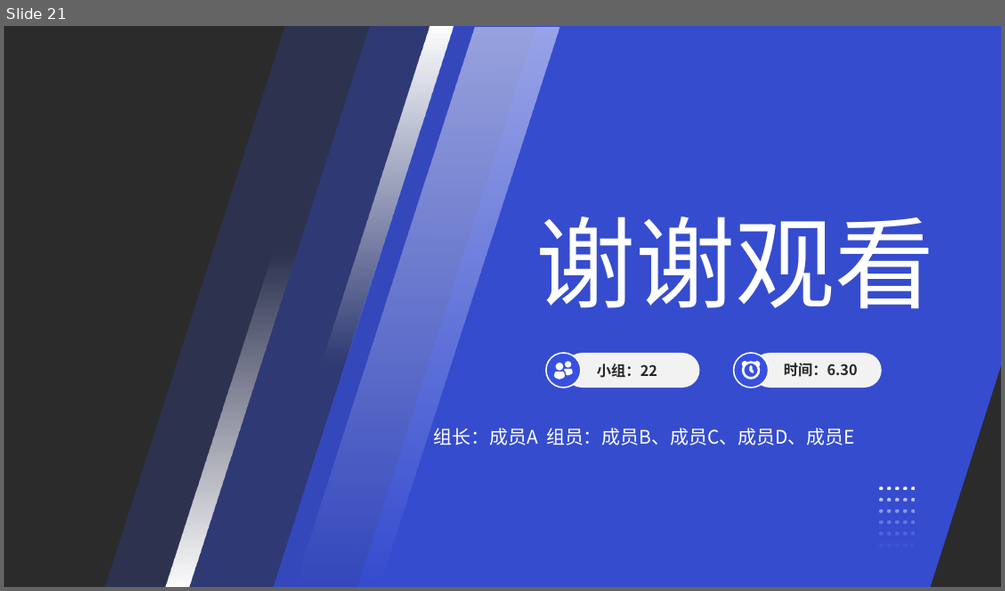
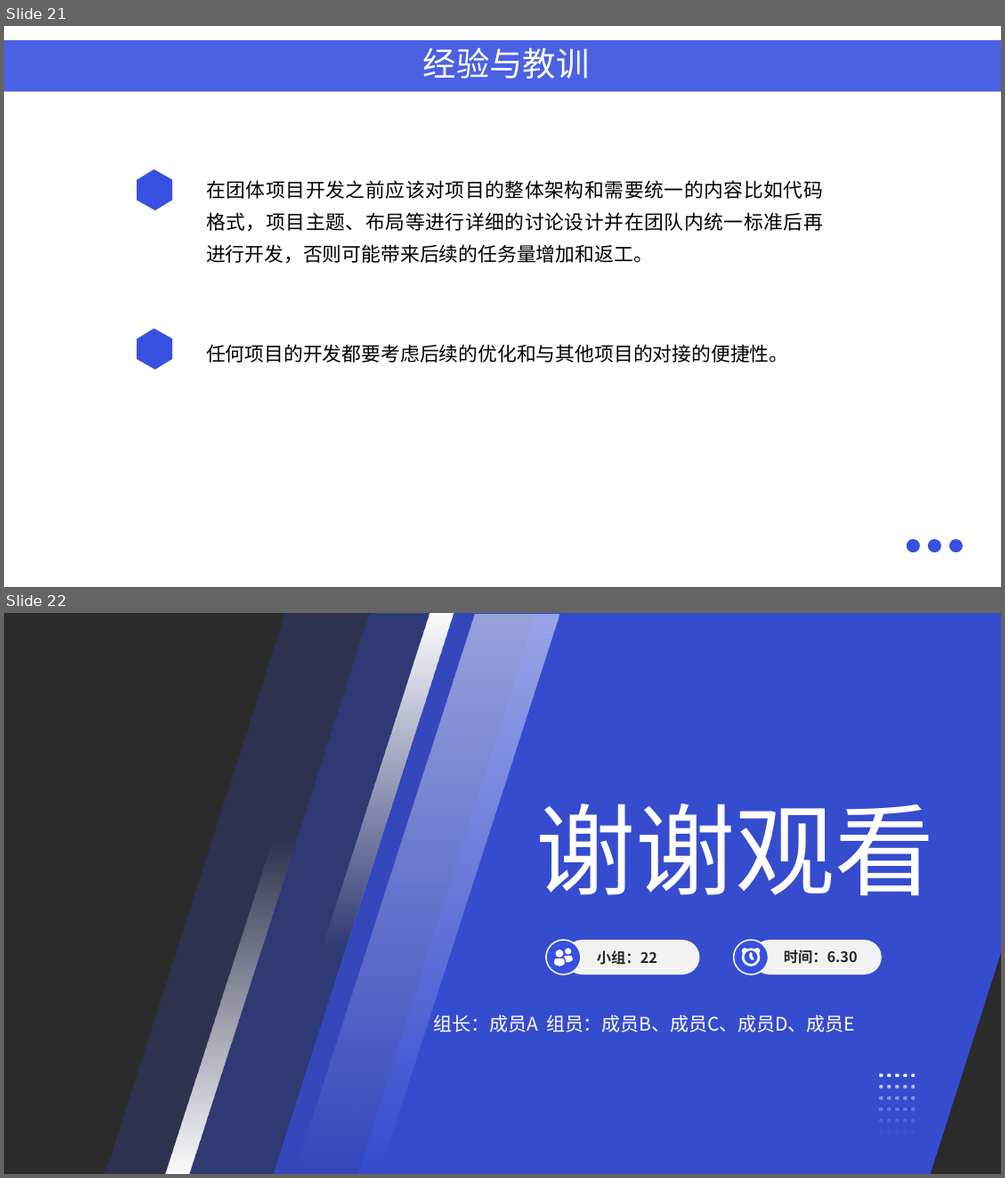
Before and after one commit to sisyphus111/SE2303, a slide deck: 界面原型迭代报告.pptx. Shown one above the other, each under a label of ours: slide 21 before the commit, slides 21 and 22 after it. The pictures are 1005x591 and 1005x1178 pixels, drawn with LibreOffice and Linux fonts; fonts in the diff are those of the drawing; background and template pictures are left out; a plain dark background stands for a picture behind light text. Boxes give left, top, right and bottom in pixels: in the first picture for what was removed or moved away, otherwise in the second. Text is boxed around its words. In the diff, an @@ line names an element or a change of style, - is before the commit and + after.

Commit message:
添加”经验与教训“

```diff
--- a/界面原型迭代报告.pptx
+++ b/界面原型迭代报告.pptx
@@ slide 21 added at (4,26,1001,587), background #FFFFFF @@
@@ parallelogram added at (4,40,1001,92), fill #3750E1 at 90% opacity @@
@@ text added at (423,47,590,79), 24 pt, text #FFFFFF @@
+经验与教训
@@ hexagon added at (129,165,181,216), fill #3750E1 @@
@@ text added at (206,180,823,263), 14 pt, text #000000 @@
+在团体项目开发之前应该对项目的整体架构和需要统一的内容比如代码格式，项目主题、布局等进行详细的讨论设计并在团队内统一标准后再进行开发，否则可能带来后续的任务量增加和返工。
@@ hexagon added at (129,323,181,374), fill #3750E1 @@
@@ text added at (206,344,788,362), 14 pt, text #000000 @@
+任何项目的开发都要考虑后续的优化和与其他项目的对接的便捷性。
@@ freeform shape added at (906,540,919,552), fill #3750E1 @@
@@ ellipse added at (928,540,941,552), fill #3750E1 @@
@@ ellipse added at (949,540,962,552), fill #3750E1 @@
@@ what was slide 21 is now slide 22 @@
```
Also in this commit, not shown: 1 slide changed.
